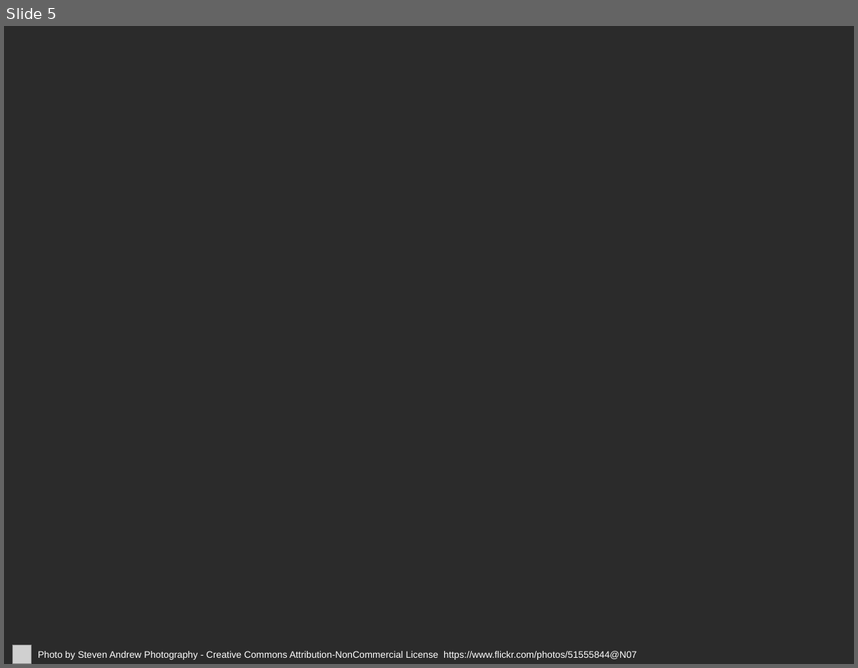
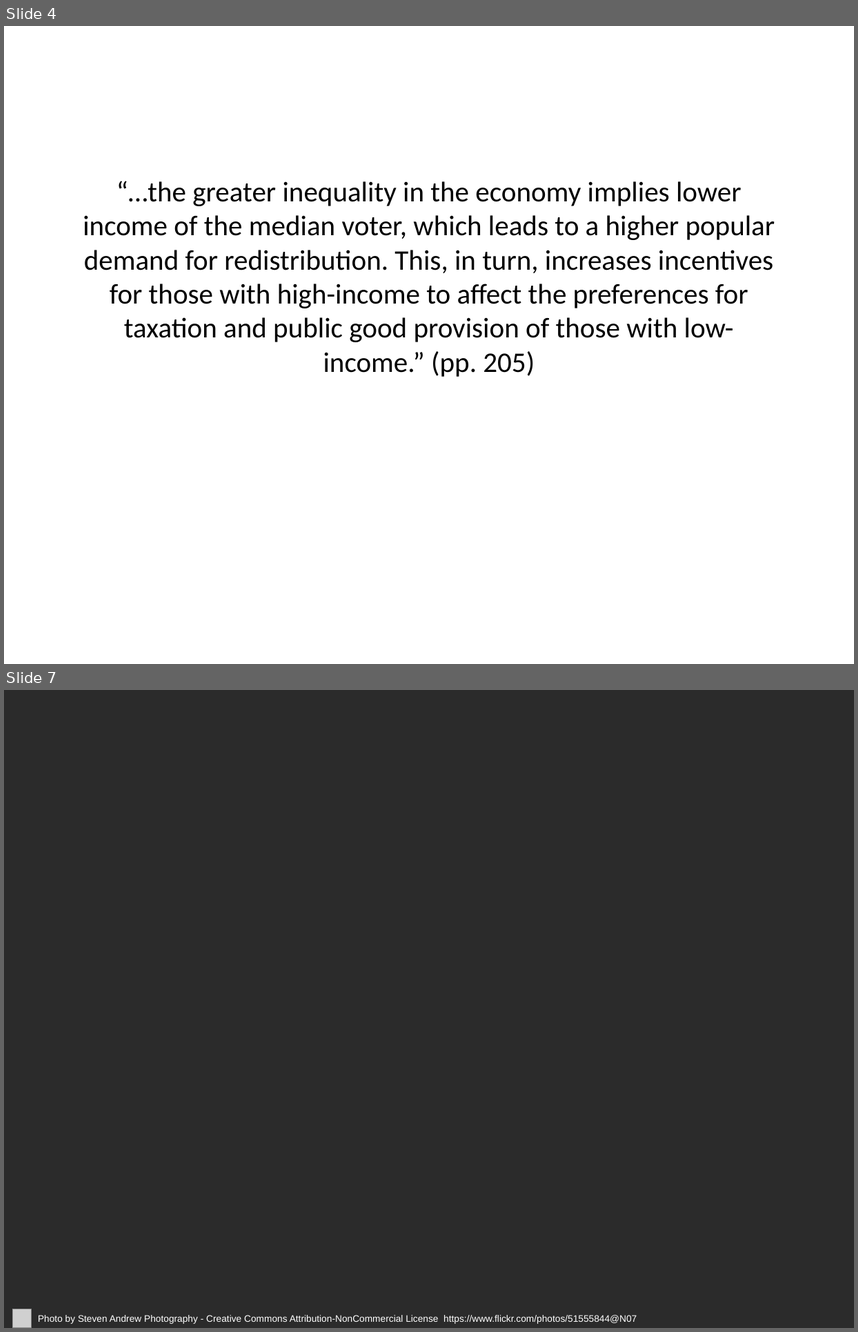
Before and after one commit to jmrphy/media_politics, a slide deck: slides/Economic_factors/Economic_factors.pptx. Shown one above the other, each under a label of ours: slide 5 before the commit, slides 4 and 7 after it; the slides between them are not shown. The pictures are 858x668 and 858x1332 pixels, drawn with LibreOffice and Linux fonts; fonts in the diff are those of the drawing; grey boxes stand for pictures; background and template pictures are left out; a plain dark background stands for a picture behind light text. Boxes give left, top, right and bottom in pixels: in the first picture for what was removed or moved away, otherwise in the second. Text is boxed around its words. In the diff, an @@ line names an element or a change of style, - is before the commit and + after.

```diff
--- a/slides/Economic_factors/Economic_factors.pptx
+++ b/slides/Economic_factors/Economic_factors.pptx
@@ slide 4 added at bbox=[4, 26, 854, 664], background #FFFFFF @@
@@ title added at bbox=[83, 181, 775, 377], 24 pt, text #000000 @@
+“…the greater inequality in the economy implies lower income of the median voter, which leads to a higher popular demand for redistribution. This, in turn, increases incentives for those with high-income to affect the preferences for taxation and public good provision of those with low-income.” (pp. 205)
@@ what was slide 5 is now slide 7 @@
```
Also in this commit, not shown: 4 other slides added, 9 other files.
